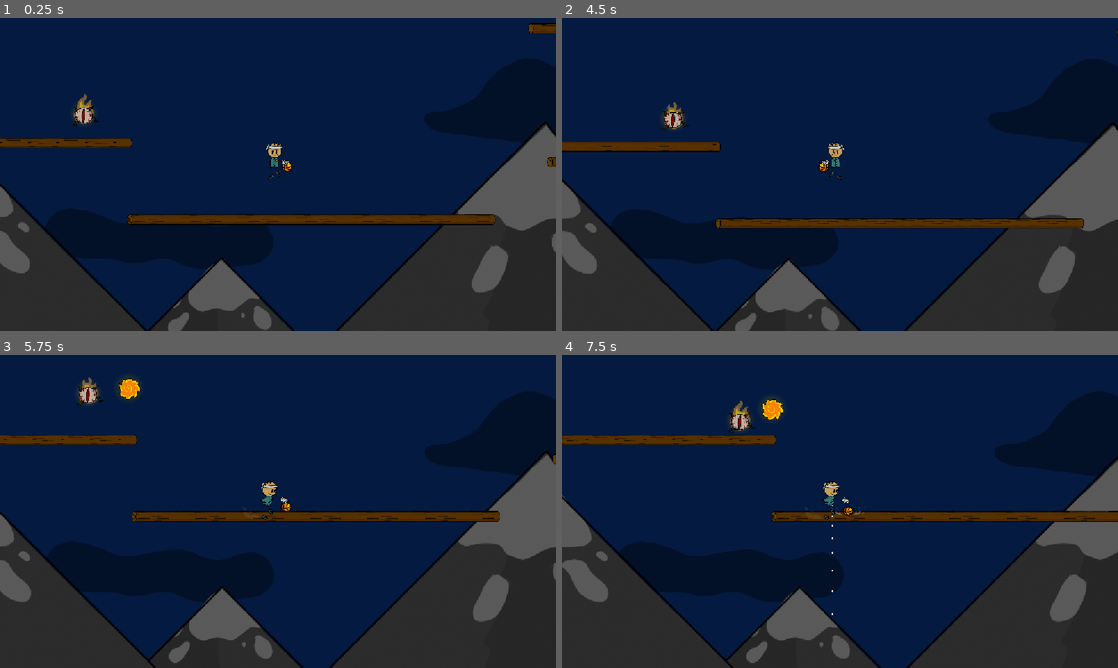
Above: before the commit, frames 1-4 (two rows, left to right).
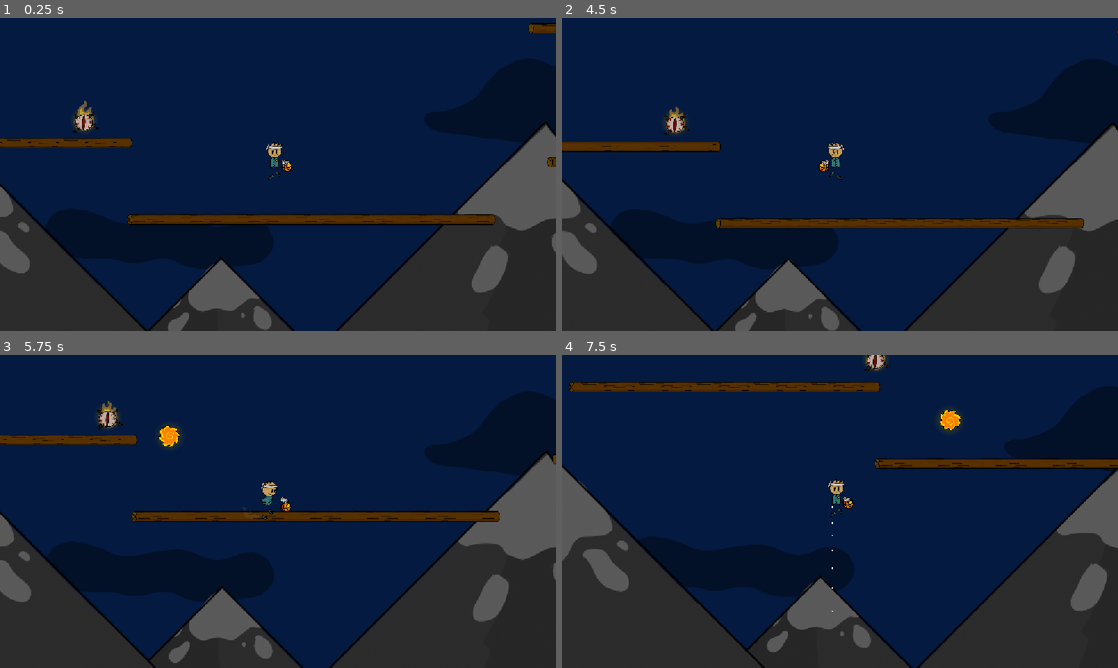
Above: after the commit, the same moments.

Repository: The-Domm/Balls-of-death
Game: Godot game, scene res://game.tscn
The game is run twice, just before and just after one commit, with the same random seed, the same clock (stepped at 60 frames per second) and the same inputs.
Inputs (mouse positions are in pixels of both pictures, inside the frame that each line leads up to):
- Up to frame 1 (0.25 s): no input
- Up to frame 2 (4.5 s): move the mouse to (962, 158) at 0.52 s; hold D (move_right) 0.53-2.03 s; click (962, 158) at 0.67 s; tap Space (jump) at 0.77, 1.52, 3.02, 3.77 s; move the mouse to (728, 190) at 1.27 s; move the mouse to (895, 105) at 2.02 s; hold A (move_left) 2.03-2.78 s; move the mouse to (812, 237) at 2.77 s; hold D (move_right) 2.78-4.28 s; click (812, 237) at 2.92 s; move the mouse to (1006, 221) at 3.52 s; move the mouse to (673, 127) at 4.27 s; hold A (move_left) from 4.28 s (still down)
- Up to frame 3 (5.75 s): tap Space (jump) at 4.52 s; move the mouse to (305, 511) at 5.02 s; release A (move_left) at 5.03 s; hold D (move_right) from 5.03 s (still down); click (305, 511) at 5.17 s
- Up to frame 4 (7.5 s): move the mouse to (756, 433) at 5.77 s; release D (move_right) at 5.78 s; hold A (move_left) 5.78-7.28 s; tap Space (jump) at 6.02, 6.77 s; move the mouse to (962, 495) at 6.52 s; move the mouse to (728, 527) at 7.27 s; hold D (move_right) from 7.28 s (still down); click (728, 527) at 7.42 s

The runs differ from the first frame. In frame 1, 0.3% of the frame differs, in the area x 13-18%, y 24-37%; in frame 2, 0.3%; in frame 3, 0.9%; in frame 4, 18%, in the area x 0-100%, y 0-100%.

Commit message:
removed reduntant print()
+removed reduntant raycast

Diff:
--- a/basketball.gd
+++ b/basketball.gd
@@ -37,8 +37,6 @@
 func _throw(strenght: float, angle:float,offset:Vector2=Vector2.ZERO)->void:
 	position=ball_var.ball_owner.position+offset
 	velocity=(Vector2(ball_var.max_force,0)*strenght).rotated(angle)
-	if ball_var.ball_owner is Enemy:
-		print(collision_mask)
 	collision_mask = ~ball_var.ball_owner.collision_layer
 	collision_layer = ~ ball_var.ball_owner.collision_mask
 
--- a/enemy.gd
+++ b/enemy.gd
@@ -3,11 +3,9 @@
 
 const SPEED = 100
 @export var health = 1
-
-@export var boundary_width := 500.0
-@export var boundary_height := 300.0
-var bounds := Rect2(position,Vector2(500,300))
-var half_size := Vector2()
+@onready var collision_shape_2d: CollisionShape2D = $CollisionShape2D
+@onready var bounds := Rect2(position-Vector2(500,500),Vector2(1000,1000))
+@onready var half_size := Vector2(collision_shape_2d.shape.radius, collision_shape_2d.shape.height / 2.0)*collision_shape_2d.scale
 var thrown: bool = false
 var fireballtexture: Texture2D = preload("res://assets/sprites/fireball.png")
 const my_balls:PackedScene = preload("res://basketball.tscn")
@@ -15,17 +13,12 @@
 var boundary_center: Vector2
 
 var direction = Vector2.RIGHT.rotated(randi_range(1,4)*randf_range(PI/3, 2*PI/3)).normalized()
-@onready var capsule := $CollisionShape2D.shape as CapsuleShape2D
-@onready var halfsize: Vector2 = Vector2(capsule.radius, capsule.height*0.5)*$CollisionShape2D.scale
-
-@onready var ray_cast_right: RayCast2D = $RayCastRight
-@onready var ray_cast_left: RayCast2D = $RayCastLeft
-@onready var ray_cast_top: RayCast2D = $RayCastTop
-@onready var ray_cast_down: RayCast2D = $RayCastDown
 
 @onready var animated_sprite_2d: AnimatedSprite2D = $AnimatedSprite2D
 
 func _ready() -> void:
+	velocity=Vector2(SPEED,0).rotated(randf_range(0,2*PI))
+
 	ball_var.ball_sprite=fireballtexture
 	boundary_center = global_position
 	if(health==3):
@@ -40,41 +33,33 @@
 			return
 		queue_free()
 	var bounced := false
-
-	if direction.y < 0.0 and ray_cast_top.is_colliding():
-		direction = direction.bounce(Vector2.DOWN)
-		bounced = true
-	elif direction.y > 0.0 and ray_cast_down.is_colliding():
-		direction = direction.bounce(Vector2.UP)
-		bounced = true
-	elif direction.x < 0.0 and ray_cast_left.is_colliding():
-		direction = direction.bounce(Vector2.RIGHT)
-		bounced = true
-	elif direction.x > 0.0 and ray_cast_right.is_colliding():
-		direction = direction.bounce(Vector2.LEFT)
-		bounced = true
-
-	var half_size := Vector2(boundary_width, boundary_height) / 2.0
-	var next_position:Vector2 = global_position + direction * SPEED * delta
-	var offset := next_position - boundary_center
-
-	if offset.x < -half_size.x and direction.x < 0.0:
-		direction.x = abs(direction.x)
-		bounced = true
-	elif offset.x > half_size.x and direction.x > 0.0:
-		direction.x = -abs(direction.x)
-		bounced = true
-
-	if offset.y < -half_size.y and direction.y < 0.0:
-		direction.y = abs(direction.y)
-		bounced = true
-	elif offset.y > half_size.y and direction.y > 0.0:
-		direction.y = -abs(direction.y)
-		bounced = true
+	var collision = move_and_collide(velocity*delta)
+	if collision:
+		var obj = collision.get_collider()
+		if "health" in obj:
+			obj.health-=1
+		velocity=velocity.bounce(collision.get_normal())
+		bounced=true
+	if position.x < (bounds.position + half_size).x:
+		position.x = (bounds.position + half_size).x
+		velocity = velocity.bounce(Vector2.RIGHT)
+		bounced=true
+	elif position.x > (bounds.end - half_size).x:
+		position.x = (bounds.end - half_size).x
+		velocity = velocity.bounce(Vector2.LEFT)
+		bounced=true
+	if position.y < (bounds.position + half_size).y:
+		position.y = (bounds.position + half_size).y
+		velocity = velocity.bounce(Vector2.DOWN)
+		bounced=true
+	elif position.y > (bounds.end - half_size).y:
+		position.y = (bounds.end - half_size).y
+		velocity = velocity.bounce(Vector2.UP)
+		bounced=true
 
 	if bounced:
 		var max_angle := PI/3
-		direction = direction.rotated(randf_range(-max_angle, max_angle)).normalized()
+		velocity = velocity.rotated(randf_range(-max_angle, max_angle))
 	if !thrown:
 		var posDif = get_parent().get_node("player").position - position
 		if (posDif).length() < 1000:
@@ -83,6 +68,3 @@
 			get_tree().current_scene.add_child(ball)
 			ball._throw(randf_range(0.1, 0.5), posDif.angle())
 			thrown = true
-
-	velocity = direction*SPEED
-	move_and_slide()
--- a/enemy.tscn
+++ b/enemy.tscn
@@ -43,26 +43,7 @@
 autoplay = "all"
 frame_progress = 0.7135211
 
-[node name="RayCastRight" type="RayCast2D" parent="." unique_id=1328590337]
-scale = Vector2(12.583333, 11.166667)
-target_position = Vector2(5.4834437, 0)
-
-[node name="RayCastLeft" type="RayCast2D" parent="." unique_id=1855661817]
-scale = Vector2(12.583333, 11.166667)
-target_position = Vector2(-5.801325, -0.08955224)
-
-[node name="RayCastTop" type="RayCast2D" parent="." unique_id=2054016050]
-position = Vector2(0, -0.9999962)
-scale = Vector2(12.583333, 11.166667)
-target_position = Vector2(0.0794702, -6.358209)
-
-[node name="RayCastDown" type="RayCast2D" parent="." unique_id=1464092322]
-position = Vector2(-2, -3.9999962)
-scale = Vector2(12.583333, 11.166667)
-target_position = Vector2(0.1589404, 6.2686563)
-
 [node name="CollisionShape2D" type="CollisionShape2D" parent="." unique_id=2045586284]
-position = Vector2(0, -3.5)
 scale = Vector2(2, 2)
 shape = SubResource("CapsuleShape2D_ryrav")
 
--- a/player.gd
+++ b/player.gd
@@ -41,7 +41,7 @@
 	ProjectSettings.set_setting("physics/2d/default_gravity", gravity_f)
 	var space := get_world_2d().space
 	PhysicsServer2D.area_set_param(space, PhysicsServer2D.AREA_PARAM_GRAVITY, gravity_f)
-	print(get_gravity())
+	#print(get_gravity())
 var direction : float
 func _physics_process(delta: float) -> void:
 	direction = Input.get_axis("move_left", "move_right")
@@ -70,7 +70,7 @@
 	if not is_on_floor():
 		if (start_time == -1): start_time = Time.get_ticks_msec()
 		velocity += get_gravity() * delta
-		print(get_gravity())
+		#print(get_gravity())
 	else:
 		start_time = -1
 
